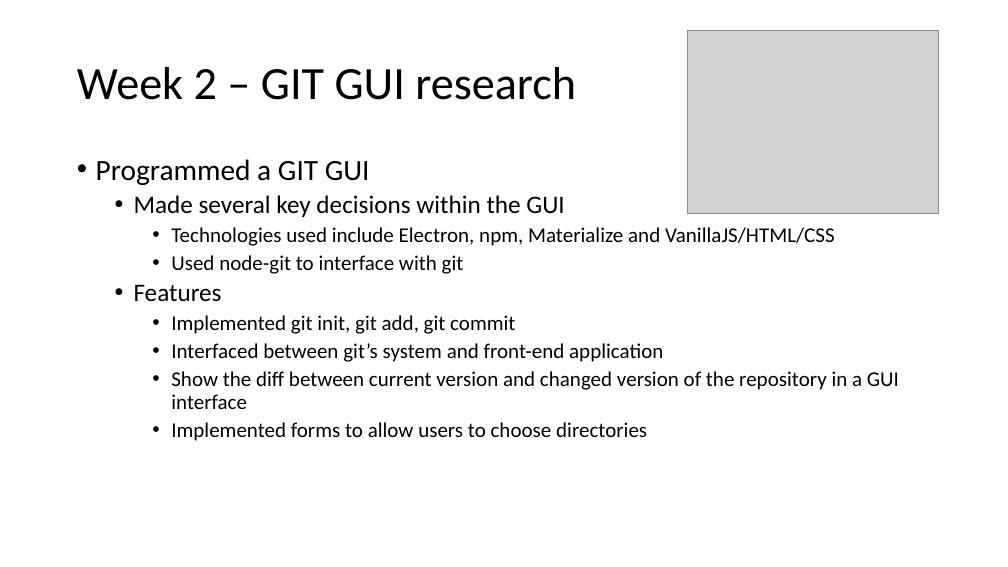
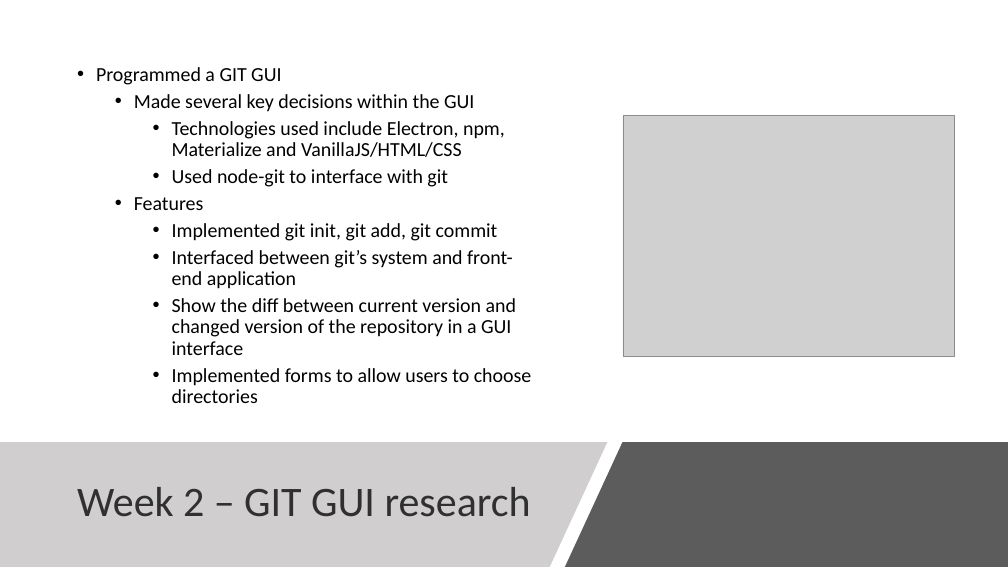
Before and after one commit to burwinliu-zz/my-jupyter-nb, a slide deck: slide 4 of Notes/summer2020/Summer_Summary.pptx. Drawn at 1008x567 pixels with LibreOffice and Linux fonts; fonts in the diff are those of the drawing; grey boxes stand for pictures. Boxes give left, top, right and bottom in pixels: in the first picture for what was removed or moved away, otherwise in the second. Text is boxed around its words. In the diff, an @@ line names an element or a change of style, - is before the commit and + after.

```diff
--- a/Notes/summer2020/Summer_Summary.pptx
+++ b/Notes/summer2020/Summer_Summary.pptx
@@ text "Programmed a GIT GUI" moved from (x1=96, y1=159, x2=899, y2=441) to (x1=96, y1=67, x2=532, y2=403) @@
@@ text "Programmed a GIT GUI" at (x1=96, y1=67, x2=532, y2=403): size 28 to 19 pt in "Programmed a GIT GUI"; size 24 to 19 pt in "Made several key decisions within the GUI", "Features"; size 20 to 19 pt in "Technologies used include Electron, npm, Materialize and ...", "Used node-git to interface with git", "Implemented git init, git add, git commit", "Interfaced between git’s system and front-end application" and 2 more places; vertical alignment top to middle @@
@@ picture resized from (x1=687, y1=30, x2=938, y2=213) to (x1=623, y1=116, x2=954, y2=357) @@
@@ freeform shape added at (x1=0, y1=442, x2=607, y2=567), fill #D0CECE @@
@@ freeform shape added at (x1=565, y1=442, x2=1008, y2=567), fill #404040 at 85% opacity @@
@@ title "Week 2 – GIT GUI ..." moved from (x1=77, y1=67, x2=576, y2=100) to (x1=77, y1=487, x2=531, y2=517) @@
@@ title "Week 2 – GIT GUI ..." at (x1=77, y1=487, x2=531, y2=517): size 44 to 40 pt, text colour #000000 to #303030 @@
```
Also in this commit, not shown: 8 other slides changed, 2 slides added, 10 other files.
